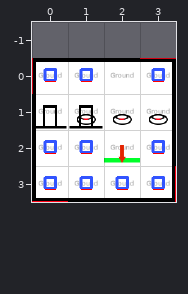
Tiled map -- CassiopeeUnity/Assets/Worlds/Cassiopee/Data/AkaZone2.tmx. Above is the file before it was changed.
Cells are 50x50 px. Shown: x 0..3, y -1..3.
The same view after the edit:
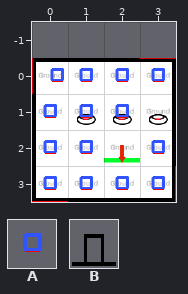
Key: from "Deco": A 6 "object"; from "Master": B 12 "/Base/Door".
Objects are placed by their top-left corner, in cells (3,4 is the top-left corner of cell 3,4); size is 1x1 cell unless given.
Edits made:
Layer "Floor 0/Objects":
A new object: A "Marteau" at 0.2,0.
A new object: A "Molette" at 2,0.
A new object: A "Marteau" at 1,1.
A new object: A "Marteau" at 0,1.
A new object: A "Marteau" at 2,1.
Object A "Button" at 0,0 is removed.
Object B "/Base/Door" at 1,1 is removed.
Object B "/Base/Door" at 0,1 is removed.
